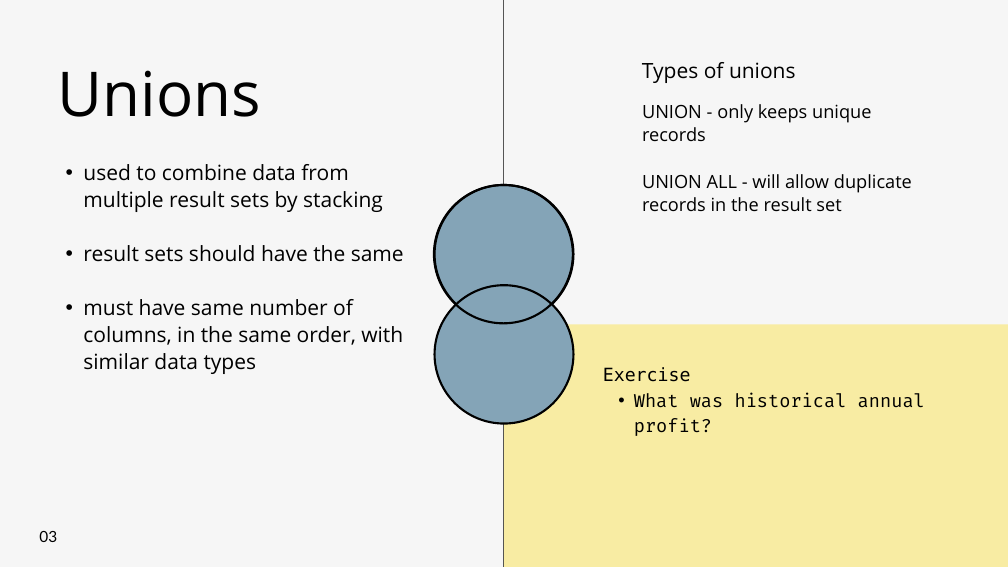
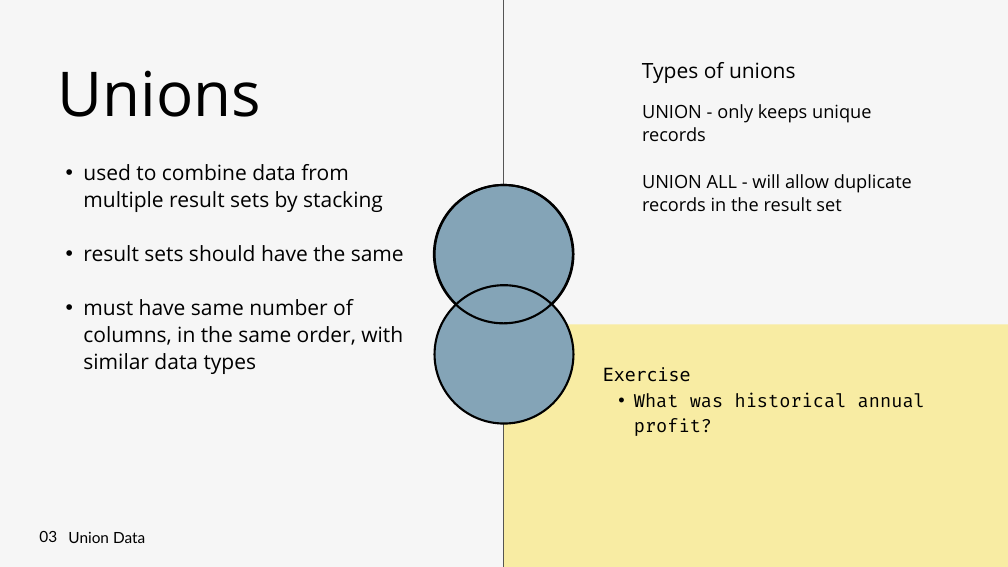
Before and after one commit to selmadogic/Crash-Course-SQL-Data-Wrangling, a slide deck: slide 8 of Data Wrangling with SQL.pptx. Drawn at 1008x567 pixels with LibreOffice and Linux fonts; fonts in the diff are those of the drawing. Boxes give left, top, right and bottom in pixels: in the first picture for what was removed or moved away, otherwise in the second. Text is boxed around its words. In the diff, an @@ line names an element or a change of style, - is before the commit and + after.

```diff
--- a/Data Wrangling with SQL.pptx
+++ b/Data Wrangling with SQL.pptx
@@ text added at bbox=[68, 532, 145, 543], 22 pt, text #000000 @@
+Union Data
```
Also in this commit, not shown: 6 other slides changed.
